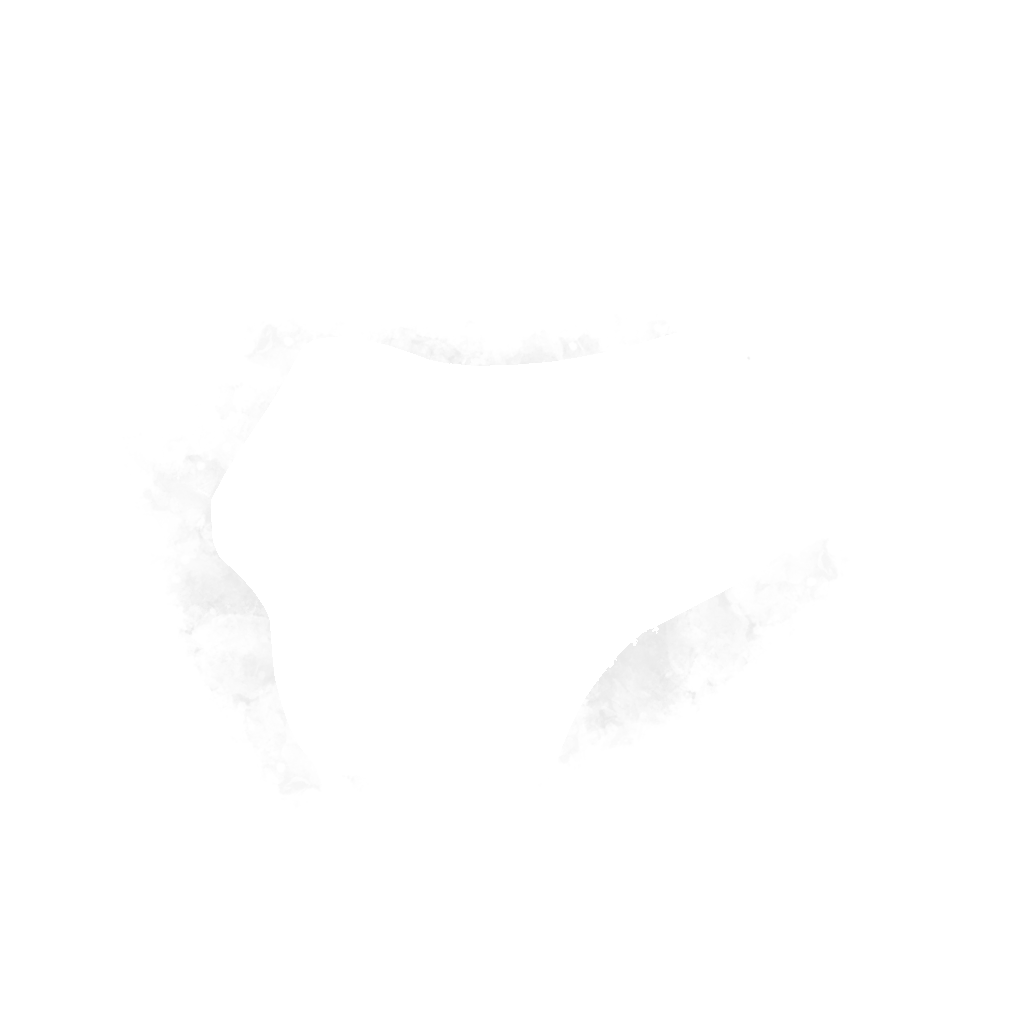
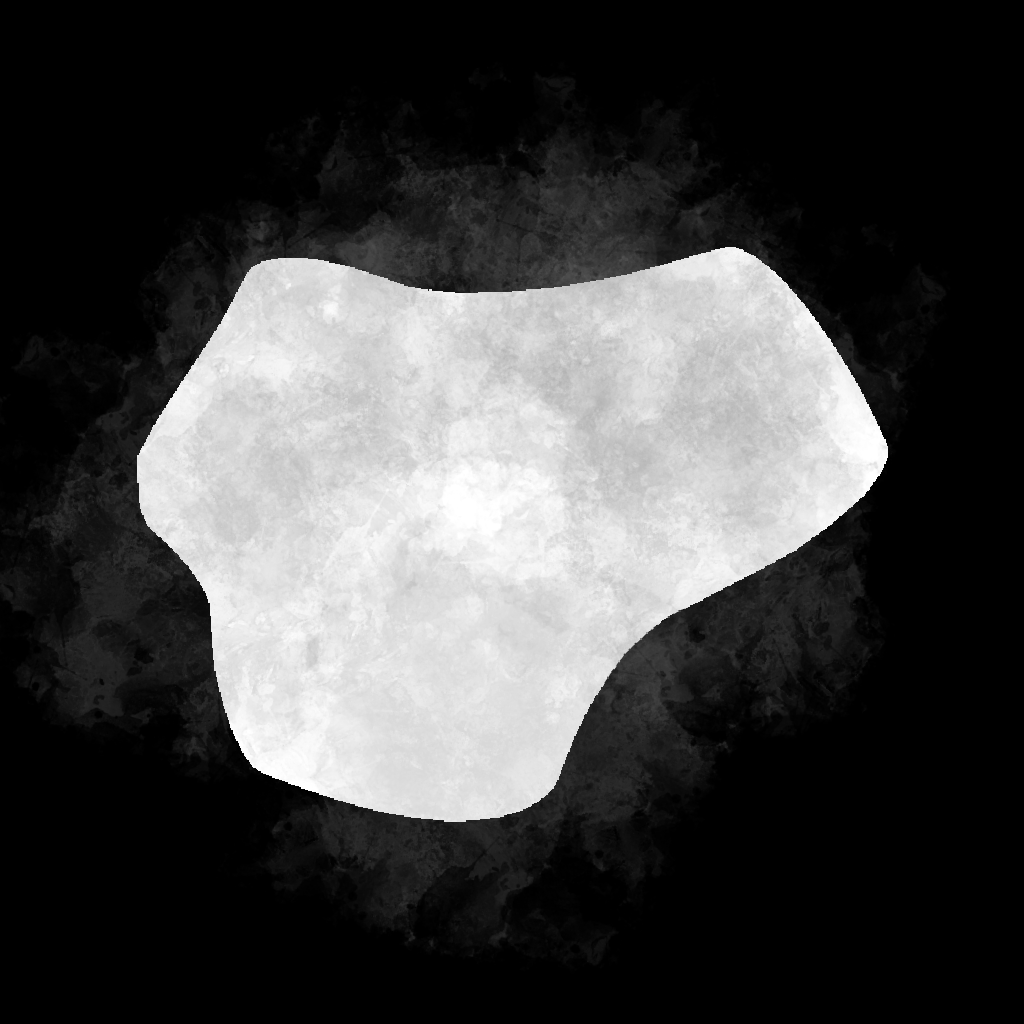
Layered file, before and after one edit (1024 x 1024). Changes by layer:
added layer "Paint Layer 7" above "Paint Layer 6" over bbox(0, 0, 1024, 1024)
painted on "Paint Layer 1" over bbox(64, 192, 896, 896)
showed "Background" over bbox(0, 0, 1024, 1024)
